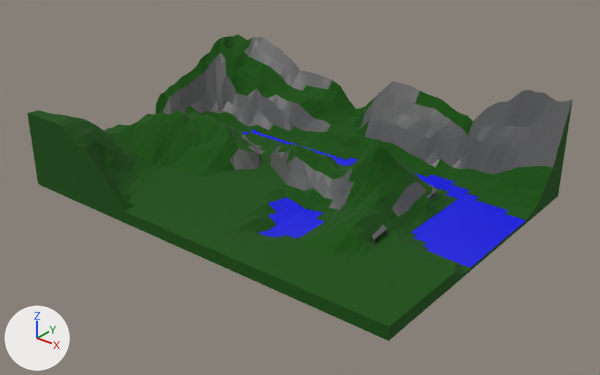
Two versions of the Blender file Object Files/Scene_Building.blend, one commit apart.
The view is the same before and after, from a 50 mm camera at (6.57, -8.53, 5.69) aimed at (-0.64, 0.47, 0.11). The axes (+X, +Y, +Z) are drawn at lower left. The lights are the same throughout.

Objects in the first picture: 'Tunnel'.
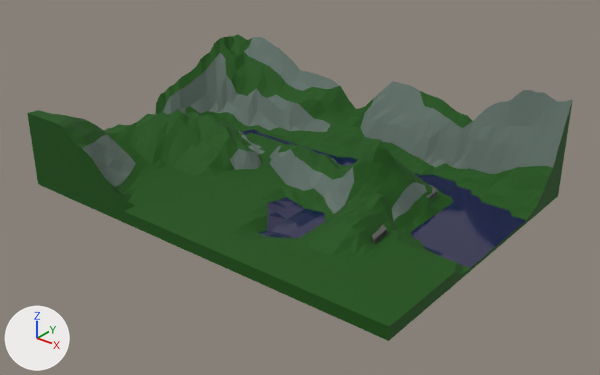
Pixel boxes (x1, y1, x2, y2) of what changed, in the pictures (600 x 375 px):
'Tunnel', surface changed, recoloured, reshaped
    both: (27, 34, 573, 341)
part 1 of me_cube_002, built on
    both: (258, 164, 359, 238)
part 2 of me_cube_002, built on
    both: (388, 209, 430, 249)
part 3 of me_cube_002, built on
    both: (283, 91, 516, 216)
part 4 of me_cube_002, built on
    both: (235, 80, 340, 135)
part 5 of me_cube_002, built on
    both: (77, 129, 141, 190)
part 6 of me_cube_002, recoloured (green to grey)
    both: (83, 135, 339, 184)
part 7 of me_cube_002, recoloured
    both: (374, 196, 432, 243)

The change, as a list of edits to the scene's bpy script:
```text
Change mat_grass:
    where n0 = _N.new('ShaderNodeBsdfPrincipled'); n0.name = 'Principled BSDF'
    n0.inputs[2].default_value: 1.0 -> 0.8  # 'Roughness'
Change mat_water:
    mat_water.base_color: (0.000532, 0.00134, 0.8) -> (0.000158, 0.000398, 0.0586)  # blue #0204e7 -> dark blue #010144
    mat_water.roughness: 0.5 -> 0.1
    add mat_water.specular_ior_level = 1.0
Change mat_stone:
    remove # nodes: BsdfPrincipled, OutputMaterial, TexNoise, ValToRGB
    remove # colours: dark grey #5c5c5c, dark grey #646464
    nodes: BsdfPrincipled, OutputMaterial
    colours: grey #64756d
Add mat_tunnel:
    mat_tunnel = bpy.data.materials.new('Tunnel')
    # nodes: BsdfPrincipled, OutputMaterial, TexNoise, ValToRGB
    # colours: dark grey #5c5c5c, dark grey #646464
Change me_cube_002:
    used by ob_tunnel; location = (0.0, 0.0, 0.0)
    verts and faces of me_cube_002; kept vertices keep their numbers, new ones are numbered from 3653
    before: 197 (1.1, 0.52, 0.16) at pixel (397, 216), 198 (1.1, 0.41, 0.13) at pixel (393, 221), 262 (0.99, 0.52, 0.26) at pixel (391, 208), 269 (0.99, 0.41, 0.3) at pixel (387, 208), 1335 (1.55, 0.3, 0.01) at pixel (416, 241)
    before: 1336 (1.66, 0.3, -0.01) at pixel (422, 245), 1337 (1.78, 0.3, -0.02) at pixel (429, 248), 1410 (1.33, 0.41, 0.01) at pixel (406, 233), 1411 (1.44, 0.41, -0.02) at pixel (413, 238), 1412 (1.55, 0.41, -0.02) at pixel (420, 240)
    before: 1413 (1.66, 0.41, -0.02) at pixel (427, 242), 1465 (1.33, 0.52, -0.02) at pixel (410, 232), 1466 (1.44, 0.52, -0.02) at pixel (417, 235), 1535 (1.78, 0.19, 0.02) at pixel (425, 249), 1536 (1.66, 0.19, 0.03) at pixel (418, 245)
    remove me_cube_002.from_pydata(...)  # 3653 vertices, 3650 faces; spans x -4.23..2.45, y -1.75..3.04, z -0.09..1.52
    add me_cube_002.from_pydata(...)  # 3653 vertices, 3703 faces; spans x -4.23..2.45, y -1.75..3.04, z -0.09..1.52
    me_cube_002 part 1
    7 faces are deleted
    3 new faces join them, mat_stone (grey #64756d)
    4 new faces join them, mat_water (dark blue #010144)
    7 new faces join them, mat_grass
    me_cube_002 part 2
    add delete_faces([(197, 262, 269, 198), (1336, 1536, 1535, 1337), (1410, 1411, 1466, 1465), (1335, 1336, 1413, 1412)])
    add faces += [(197, 262, 198)]  # mat_stone (grey #64756d)
    add faces += [(1336, 1535, 1337), (1411, 1466, 1465), (1336, 1413, 1412)]  # mat_water (dark blue #010144)
    add faces += [(198, 262, 269), (1336, 1536, 1535), (1335, 1336, 1412), (1410, 1411, 1465)]  # mat_grass
    me_cube_002 part 3
    20 faces are deleted
    13 new faces join them, mat_water (dark blue #010144)
    20 new faces join them, mat_grass
    7 new faces join them, mat_stone (grey #64756d)
    me_cube_002 part 4
    11 faces are deleted
    6 new faces join them, mat_stone (grey #64756d)
    5 new faces join them, mat_water (dark blue #010144)
    11 new faces join them, mat_grass
    me_cube_002 part 5
    11 faces are deleted
    12 new faces join them, mat_stone (grey #64756d)
    10 new faces join them, mat_grass
    me_cube_002 part 6: 18 faces spanning x -3.47..-0.32, y -1.75..1.3, z 0.16..0.89 switch from mat_grass to mat_stone (grey #64756d)
    me_cube_002 part 7: 11 faces spanning x -0.03..1.25, y -0.29..1.69, z 0.11..0.12 switch from mat_grass to mat_tunnel
```
